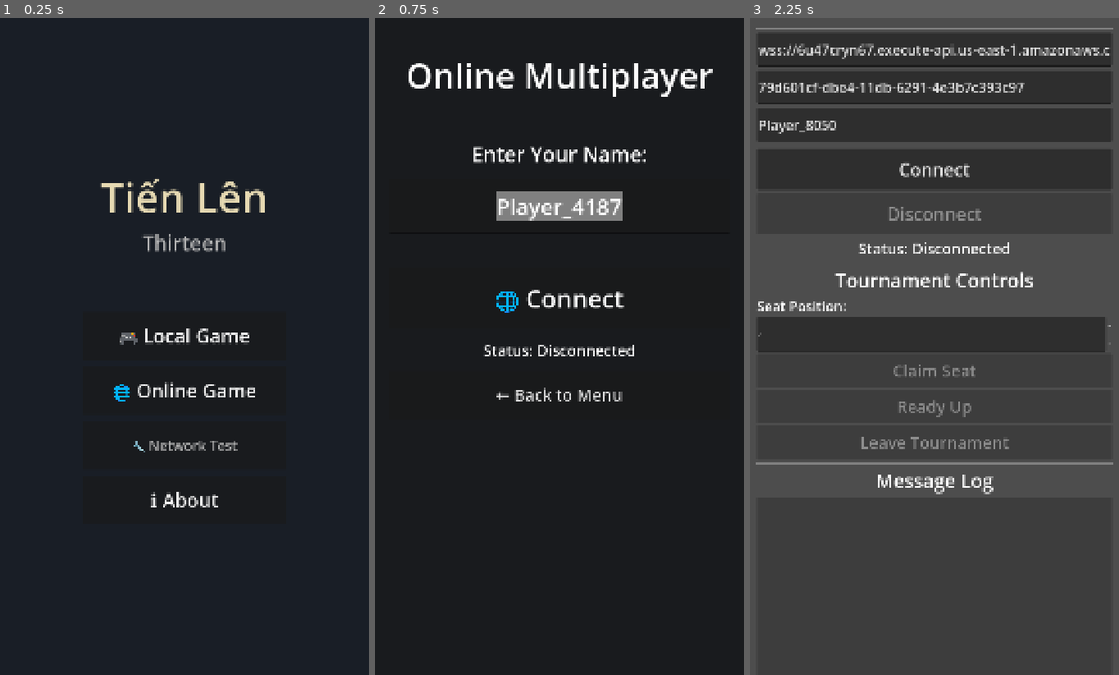
Above: before the commit, frames 1-3 (left to right).
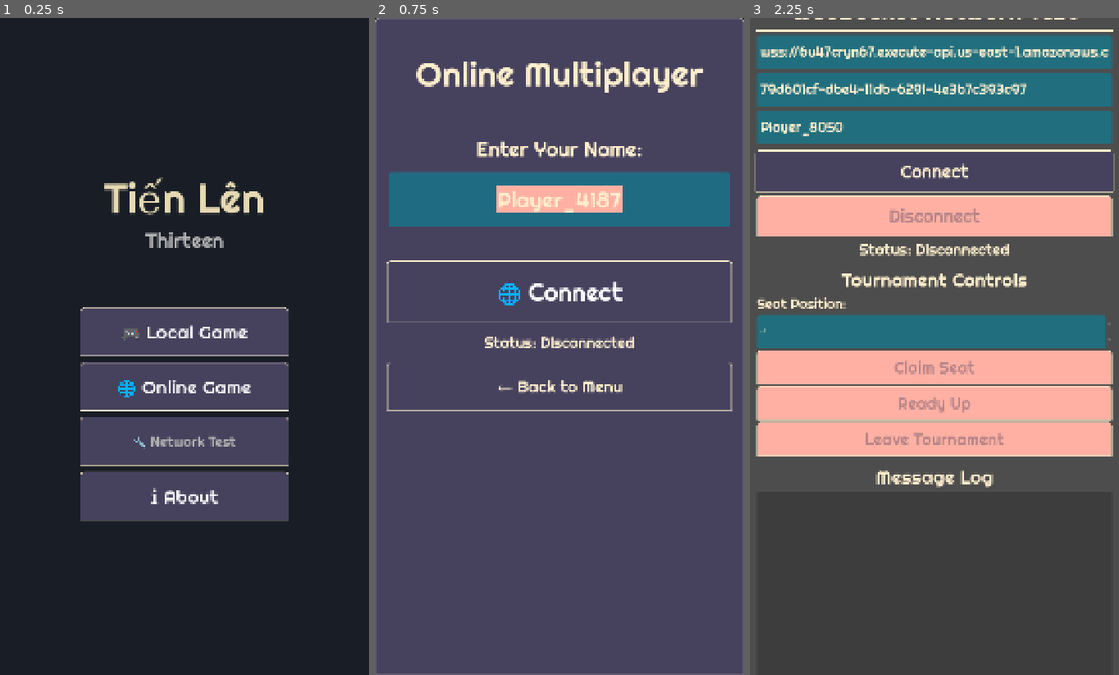
Above: after the commit, the same moments.

Repository: binhrobles/thirteen
Game: Godot game, scene res://scenes/main_menu.tscn
Two runs of this game, one before a commit and one after it. Both use one fixed random seed, a clock stepped at 60 frames per second and the inputs below.
Inputs:
- Up to frame 1 (0.25 s): no input
- Up to frame 2 (0.75 s): click "🌐 Online Game" at 0.5 s
- Up to frame 3 (2.25 s): click "← Back to Menu" at 1.25 s; click "🔧 Network Test" at 2 s

The runs differ from the first frame. In frame 1, 18% of the frame differs, in the area x 21-79%, y 24-77%; in frame 2, 100%, in the area x 0-100%, y 0-100%; in frame 3, 52%.

Commit message:
Apply Soft Retro theme to menu screens
- Apply theme to main_menu.tscn, online_lobby.tscn, network_test.tscn
- Fix theme file paths: res://themes/ → res://assets/themes/
- Update UIDs to correct values from theme file
- In-game scenes remain unstyled for now

Theme provides retro-styled buttons, labels, inputs with Righteous font.

Co-Authored-By: Claude Sonnet 4.5 <noreply@anthropic.com>

Diff:
--- a/assets/themes/soft_retro/soft_retro.tres
+++ b/assets/themes/soft_retro/soft_retro.tres
@@ -1,11 +1,11 @@
 [gd_resource type="Theme" load_steps=52 format=3 uid="uid://b3klx57slj0l3"]
 
-[ext_resource type="FontFile" uid="uid://i1eetfry6s4h" path="res://themes/soft_retro/Righteous/Righteous-Regular.ttf" id="1_lopid"]
-[ext_resource type="Texture2D" uid="uid://udawlj7nryla" path="res://themes/soft_retro/art/checked.svg" id="2_k0c1y"]
-[ext_resource type="Texture2D" uid="uid://dl5qlemud0d4j" path="res://themes/soft_retro/art/toggle_on.svg" id="2_myavk"]
-[ext_resource type="Texture2D" uid="uid://gameaex7fm1g" path="res://themes/soft_retro/art/toggle_off.svg" id="3_208pi"]
-[ext_resource type="Texture2D" uid="uid://cbwip815aqfhq" path="res://themes/soft_retro/art/unchecked.svg" id="3_cwkfx"]
-[ext_resource type="Texture2D" uid="uid://bbl50qp6b1eq8" path="res://themes/soft_retro/art/slider_grabber.svg" id="6_cwkfx"]
+[ext_resource type="FontFile" uid="uid://i1eetfry6s4h" path="res://assets/themes/soft_retro/Righteous/Righteous-Regular.ttf" id="1_lopid"]
+[ext_resource type="Texture2D" uid="uid://udawlj7nryla" path="res://assets/themes/soft_retro/art/checked.svg" id="2_k0c1y"]
+[ext_resource type="Texture2D" uid="uid://dl5qlemud0d4j" path="res://assets/themes/soft_retro/art/toggle_on.svg" id="2_myavk"]
+[ext_resource type="Texture2D" uid="uid://gameaex7fm1g" path="res://assets/themes/soft_retro/art/toggle_off.svg" id="3_208pi"]
+[ext_resource type="Texture2D" uid="uid://cbwip815aqfhq" path="res://assets/themes/soft_retro/art/unchecked.svg" id="3_cwkfx"]
+[ext_resource type="Texture2D" uid="uid://bbl50qp6b1eq8" path="res://assets/themes/soft_retro/art/slider_grabber.svg" id="6_cwkfx"]
 
 [sub_resource type="StyleBoxFlat" id="StyleBoxFlat_k0c1y"]
 bg_color = Color(1, 0.690196, 0.639216, 1)
--- a/scenes/main_menu.tscn
+++ b/scenes/main_menu.tscn
@@ -1,6 +1,7 @@
-[gd_scene load_steps=2 format=3 uid="uid://dq7y8m3bptjx"]
+[gd_scene load_steps=3 format=3 uid="uid://dq7y8m3bptjx"]
 
 [ext_resource type="Script" path="res://scripts/main_menu.gd" id="1_main_menu"]
+[ext_resource type="Theme" uid="uid://b3klx57slj0l3" path="res://assets/themes/soft_retro/soft_retro.tres" id="2_theme"]
 
 [node name="MainMenu" type="Control"]
 layout_mode = 3
@@ -9,6 +10,7 @@
 anchor_bottom = 1.0
 grow_horizontal = 2
 grow_vertical = 2
+theme = ExtResource("2_theme")
 script = ExtResource("1_main_menu")
 
 [node name="Background" type="ColorRect" parent="."]
--- a/scenes/network_test.tscn
+++ b/scenes/network_test.tscn
@@ -1,6 +1,7 @@
-[gd_scene load_steps=2 format=3 uid="uid://cnj4m7wt8bptj"]
+[gd_scene load_steps=3 format=3 uid="uid://cnj4m7wt8bptj"]
 
 [ext_resource type="Script" path="res://scripts/network_test.gd" id="1_network_test"]
+[ext_resource type="Theme" uid="uid://b3klx57slj0l3" path="res://assets/themes/soft_retro/soft_retro.tres" id="2_theme"]
 
 [node name="NetworkTest" type="Control"]
 layout_mode = 3
@@ -9,6 +10,7 @@
 anchor_bottom = 1.0
 grow_horizontal = 2
 grow_vertical = 2
+theme = ExtResource("2_theme")
 script = ExtResource("1_network_test")
 
 [node name="VBoxContainer" type="VBoxContainer" parent="."]
--- a/scenes/online_lobby.tscn
+++ b/scenes/online_lobby.tscn
@@ -1,6 +1,7 @@
-[gd_scene format=3 uid="uid://b7j3m8wuacdef"]
+[gd_scene load_steps=2 format=3 uid="uid://b7j3m8wuacdef"]
 
 [ext_resource type="Script" path="res://scripts/online_lobby.gd" id="1_online_lobby"]
+[ext_resource type="Theme" uid="uid://b3klx57slj0l3" path="res://assets/themes/soft_retro/soft_retro.tres" id="2_theme"]
 
 [node name="OnlineLobby" type="Control"]
 layout_mode = 3
@@ -9,6 +10,7 @@
 anchor_bottom = 1.0
 grow_horizontal = 2
 grow_vertical = 2
+theme = ExtResource("2_theme")
 script = ExtResource("1_online_lobby")
 
 [node name="Background" type="ColorRect" parent="."]
Not shown, changed: assets/themes/soft_retro/Righteous/Righteous-Regular.ttf.import
Not shown, changed: assets/themes/soft_retro/art/checked.svg.import
Not shown, changed: assets/themes/soft_retro/art/slider_grabber.svg.import
Not shown, changed: assets/themes/soft_retro/art/toggle_off.svg.import
Not shown, changed: assets/themes/soft_retro/art/toggle_on.svg.import
Not shown, changed: assets/themes/soft_retro/art/unchecked.svg.import
